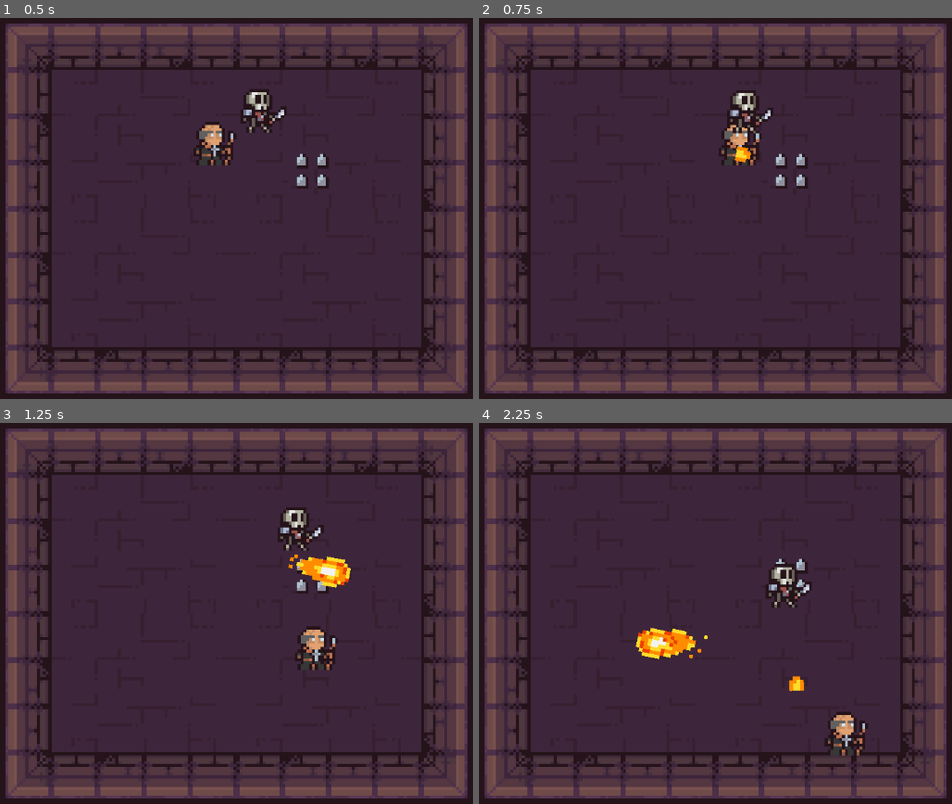
Above: before the commit, frames 1-4 (two rows, left to right).
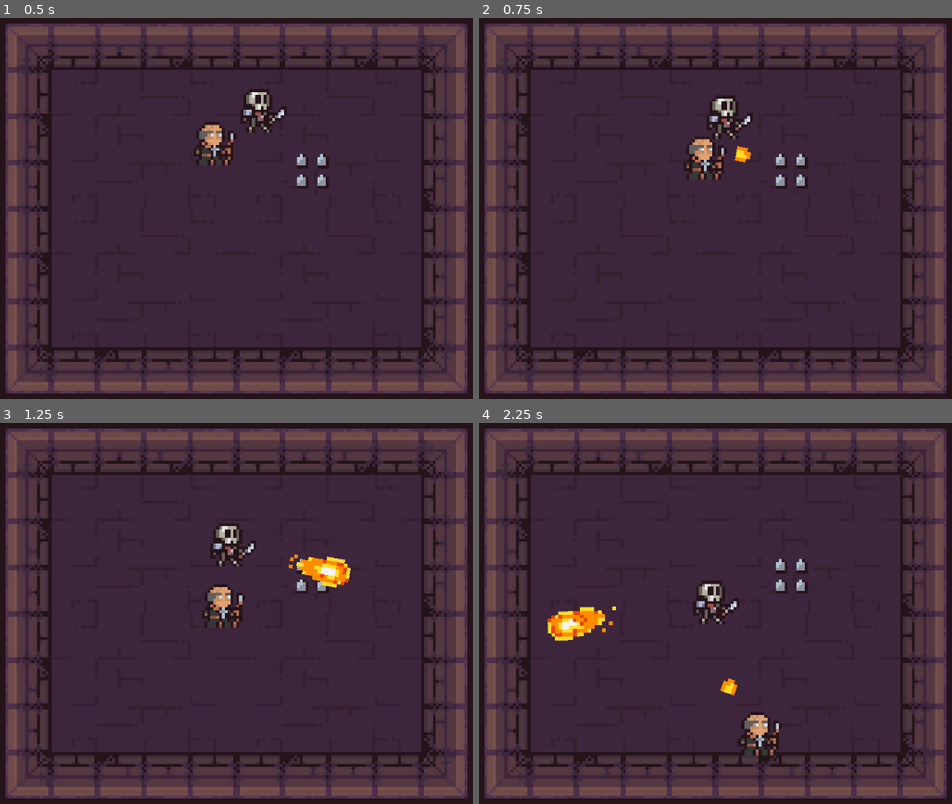
Above: after the commit, the same moments.

Repository: onariel/roguelike-demineur
Game: Godot game, scene res://scene/levels/main_area.tscn
The game is run twice, just before and just after one commit, with the same random seed, the same clock (stepped at 60 frames per second) and the same inputs.
Inputs (mouse positions are in pixels of both pictures, inside the frame that each line leads up to):
- Up to frame 1 (0.5 s): no input
- Up to frame 2 (0.75 s): move the mouse to (876, 178) at 0.52 s; press the mouse at (876, 178) at 0.53 s; hold Right (ui_right) from 0.53 s (still down)
- Up to frame 3 (1.25 s): keep holding Right (ui_right)
- Up to frame 4 (2.25 s): move the mouse to (568, 624) at 1.27 s; release Right (ui_right) at 1.28 s; release the mouse at (568, 624) at 1.28 s; hold Down (ui_down) 1.28-2.03 s; click (568, 624) at 1.35 s; move the mouse to (791, 514) at 2.02 s; press the mouse at (791, 514) at 2.03 s; hold Right (ui_right) from 2.03 s (still down)

Frame 1 is identical in both runs. In frame 2, 2.0% of the frame differs, in the area x 43-63%, y 18-43%; in frame 3, 2.5%; in frame 4, 4.3%, in the area x 14-83%, y 36-88%.

Commit message:
feat: hold attack added
hold left mouse button attacks continuously

Diff:
--- a/scene/characters/player/fire_ball.tscn
+++ b/scene/characters/player/fire_ball.tscn
@@ -140,6 +140,18 @@
 tracks/0/interp = 1
 tracks/0/loop_wrap = true
 tracks/0/keys = {
+"times": PackedFloat32Array(0),
+"transitions": PackedFloat32Array(1),
+"update": 1,
+"values": [false]
+}
+tracks/1/type = "value"
+tracks/1/imported = false
+tracks/1/enabled = true
+tracks/1/path = NodePath("hitbox:monitorable")
+tracks/1/interp = 1
+tracks/1/loop_wrap = true
+tracks/1/keys = {
 "times": PackedFloat32Array(0),
 "transitions": PackedFloat32Array(1),
 "update": 1,
@@ -161,6 +173,18 @@
 "update": 1,
 "values": [false, true]
 }
+tracks/1/type = "value"
+tracks/1/imported = false
+tracks/1/enabled = true
+tracks/1/path = NodePath("hitbox:monitorable")
+tracks/1/interp = 1
+tracks/1/loop_wrap = true
+tracks/1/keys = {
+"times": PackedFloat32Array(0, 0.1),
+"transitions": PackedFloat32Array(1, 1),
+"update": 1,
+"values": [false, true]
+}
 
 [sub_resource type="AnimationLibrary" id="AnimationLibrary_vepdo"]
 _data = {
@@ -181,6 +205,7 @@
 [node name="hitbox" type="Area2D" parent="." unique_id=628312806]
 collision_layer = 4
 collision_mask = 4
+monitorable = false
 script = ExtResource("3_xjobx")
 metadata/_custom_type_script = "uid://lyqqq2vdsagd"
 
--- a/scene/characters/player/player.tscn
+++ b/scene/characters/player/player.tscn
@@ -57,7 +57,8 @@
 [node name="Recovery_time" type="Timer" parent="." unique_id=231250487]
 one_shot = true
 
-[node name="attack_" type="Timer" parent="." unique_id=788048420]
+[node name="attack_timer" type="Timer" parent="." unique_id=788048420]
 
 [connection signal="take_damage" from="hurtbox" to="." method="_on_hurtbox_take_damage"]
 [connection signal="take_damage" from="hurtbox_ground" to="." method="_on_hurtbox_ground_take_damage"]
+[connection signal="timeout" from="attack_timer" to="." method="_on_attack_timer_timeout"]
--- a/scripts/characters/player/player.gd
+++ b/scripts/characters/player/player.gd
@@ -22,6 +22,7 @@
 var knockback_resistance: float = 0
 
 @onready var recovery_time: Timer = $Recovery_time
+@onready var attack_timer: Timer = $attack_timer
 @onready var main = get_tree().get_root().get_node("main area")
 @onready var fire_ball = load("res://scene/characters/player/fire_ball.tscn")
 
@@ -43,7 +44,10 @@
 
 func _input(event: InputEvent) -> void:
 	if event.is_action_pressed("Left_Click"):
-		attack(get_global_mouse_position())
+		attack_timer.start()
+		attack_timer.timeout.emit()
+	if event.is_action_released("Left_Click"):
+		attack_timer.stop()
 
 func take_damge(damage_taken: float, knockback_direction : Vector2, knockback_force : float) -> void:
 	if recovery_time.time_left == 0:
@@ -69,7 +73,9 @@
 	take_damge(damage_taken, knockback_direction, knockback_force)
 
 
-func attack(target : Vector2) -> void:
+func _on_attack_timer_timeout() -> void:
+	var target = get_global_mouse_position()
+	attack_timer.start(attack_speed)
 	var instance = fire_ball.instantiate()
 	instance.Direction = (global_position - target).angle()
 	instance.Speed = bullet_speed
